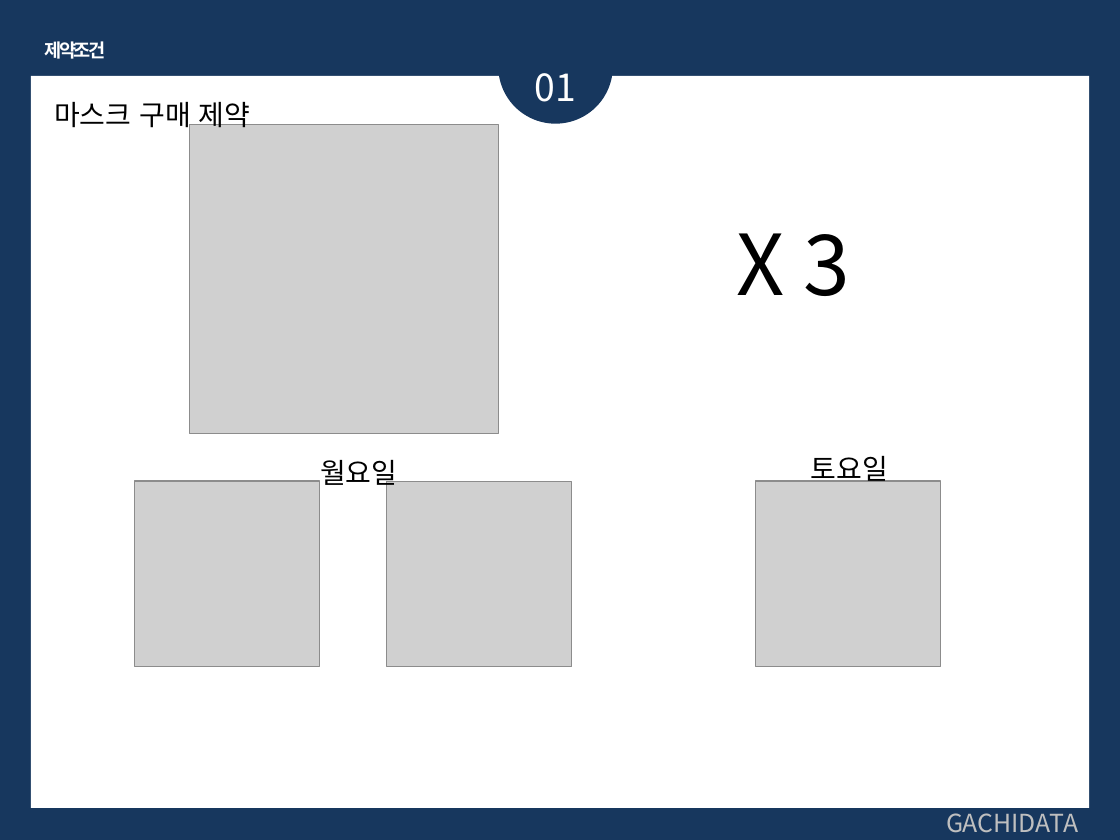
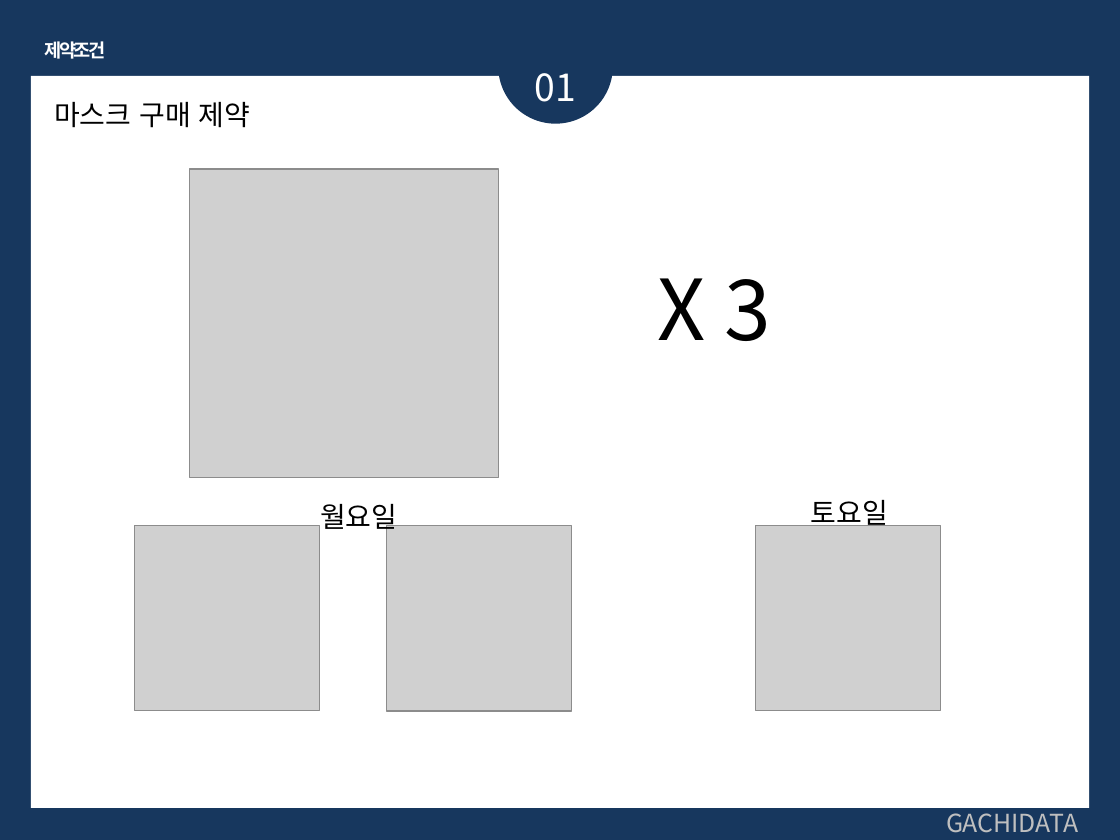
Before and after one commit to Monoreil/edu-sql, a slide deck: slide 5 of 11차SQL_hyeongmin.pptx. Drawn at 1120x840 pixels with LibreOffice and Linux fonts; fonts in the diff are those of the drawing; grey boxes stand for pictures. Boxes give left, top, right and bottom in pixels: in the first picture for what was removed or moved away, otherwise in the second. Text is boxed around its words. In the diff, an @@ line names an element or a change of style, - is before the commit and + after.

```diff
--- a/11차SQL_hyeongmin.pptx
+++ b/11차SQL_hyeongmin.pptx
@@ text "X 3": place and size @@
-text "X 3" at <box>737,233,851,296</box>
+text "X 3" at <box>658,278,772,341</box>
@@ 4 pictures, 2 texts: place and size @@
-4 pictures, 2 texts at <box>134,124,940,666</box>
+4 pictures, 2 texts at <box>134,169,940,710</box>
```
Also in this commit, not shown: 6 other slides changed, 1 other file.
